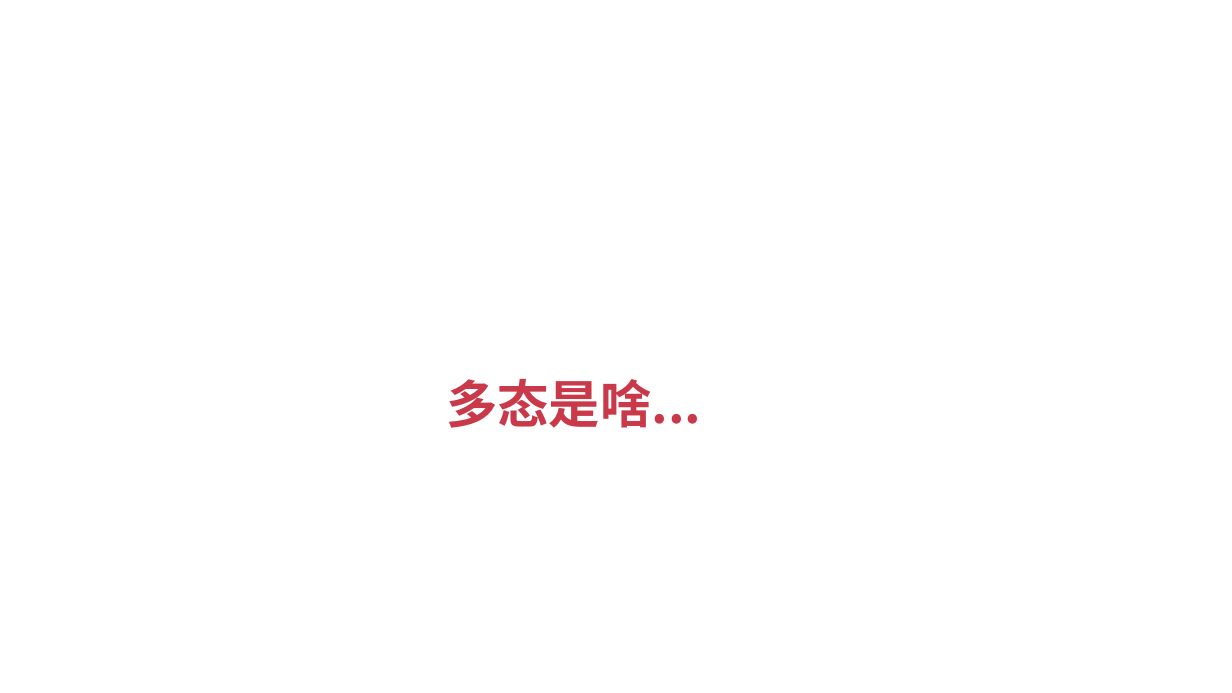
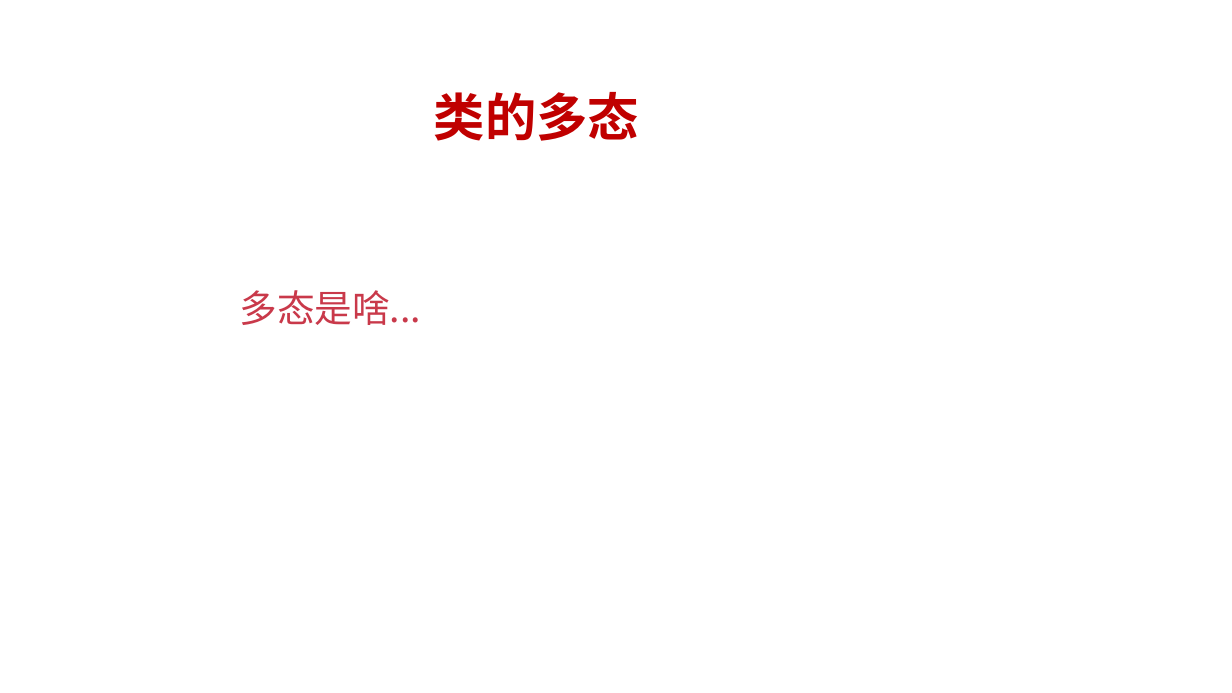
Before and after one commit to albert-feng/Python_OOP, a slide deck: slide 2 of ppt/3.5-类的多态.pptx. Drawn at 1232x693 pixels with LibreOffice and Linux fonts; fonts in the diff are those of the drawing. Boxes give left, top, right and bottom in pixels: in the first picture for what was removed or moved away, otherwise in the second. Text is boxed around its words. In the diff, an @@ line names an element or a change of style, - is before the commit and + after.

```diff
--- a/ppt/3.5-类的多态.pptx
+++ b/ppt/3.5-类的多态.pptx
@@ text added at [434,92,639,141], 30 pt, text #C00000, bold @@
+类的多态
@@ title "多态是啥...": place and size @@
-title "多态是啥..." at [446,379,701,428]
+title "多态是啥..." at [240,290,422,325]
@@ title "多态是啥..." at [240,290,422,325]: size 30 to 22 pt, bold off; alignment centre to left @@
```
Also in this commit, not shown: 1 other slide changed, 5 other files.
